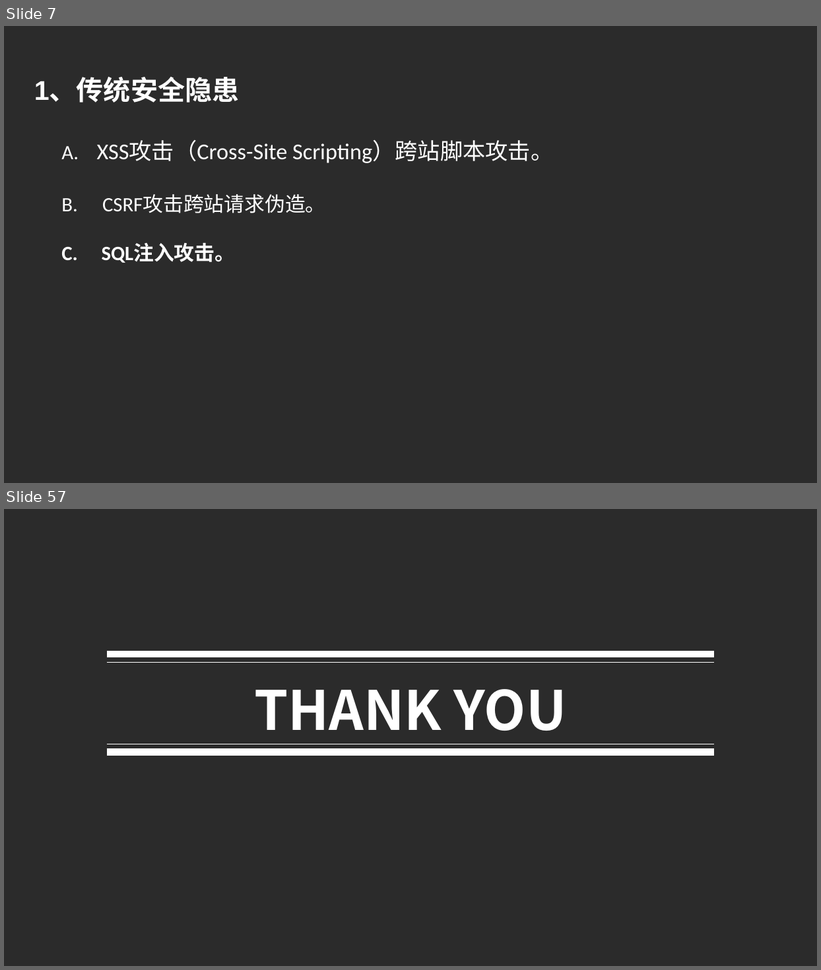
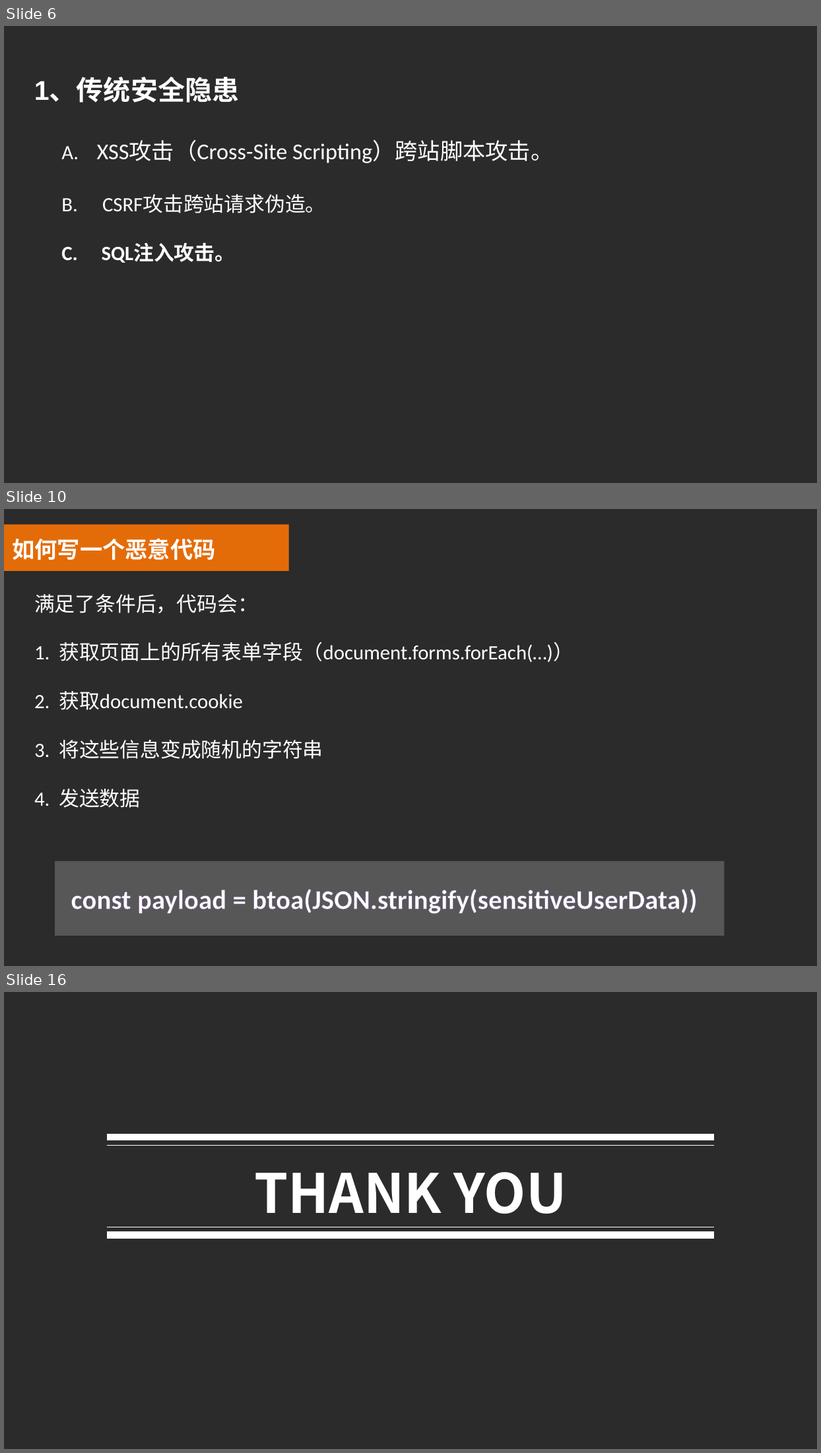
Before and after one commit to luke93h/git-blog, a slide deck: src/npm木马.pptx. Shown one above the other, each under a label of ours: slides 7 and 57 before the commit, slides 6, 10 and 16 after it; the slides between them are not shown. The pictures are 821x970 and 821x1453 pixels, drawn with LibreOffice and Linux fonts; fonts in the diff are those of the drawing; background and template pictures are left out; a plain dark background stands for a picture behind light text. Boxes give left, top, right and bottom in pixels: in the first picture for what was removed or moved away, otherwise in the second. Text is boxed around its words. In the diff, an @@ line names an element or a change of style, - is before the commit and + after.

```diff
--- a/src/npm木马.pptx
+++ b/src/npm木马.pptx
@@ slide 10 added at (x1=4, y1=509, x2=817, y2=966), background picture (left out) @@
@@ rectangle added at (x1=4, y1=524, x2=288, y2=571), fill #E36C09 @@
@@ text added at (x1=12, y1=538, x2=215, y2=560), 20 pt, text #FFFFFF, bold @@
+如何写一个恶意代码
@@ text added at (x1=34, y1=594, x2=574, y2=808), 18 pt, text #FFFFFF @@
+满足了条件后，代码会：
+1. 获取页面上的所有表单字段（document.forms.forEach(…)）
+2. 获取document.cookie
+3. 将这些信息变成随机的字符串
+4. 发送数据
@@ rectangle added at (x1=55, y1=861, x2=725, y2=936), fill #FFFFFF at 21% opacity @@
@@ text added at (x1=71, y1=889, x2=697, y2=914), 24 pt, text #FFFFFF, bold @@
+const payload = btoa(JSON.stringify(sensitiveUserData))
@@ what was slide 7 is now slide 6 @@
@@ what was slide 57 is now slide 16 @@
```
Also in this commit, not shown: 2 slides changed, 7 other slides added, 49 slides removed.
